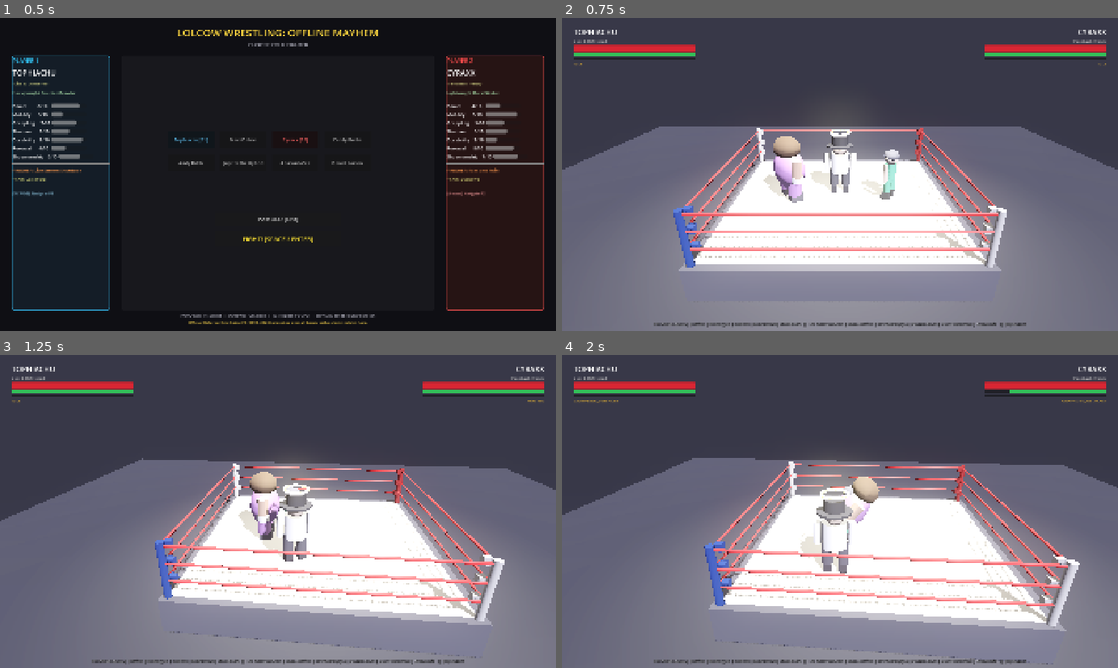
Above: before the commit, frames 1-4 (two rows, left to right).
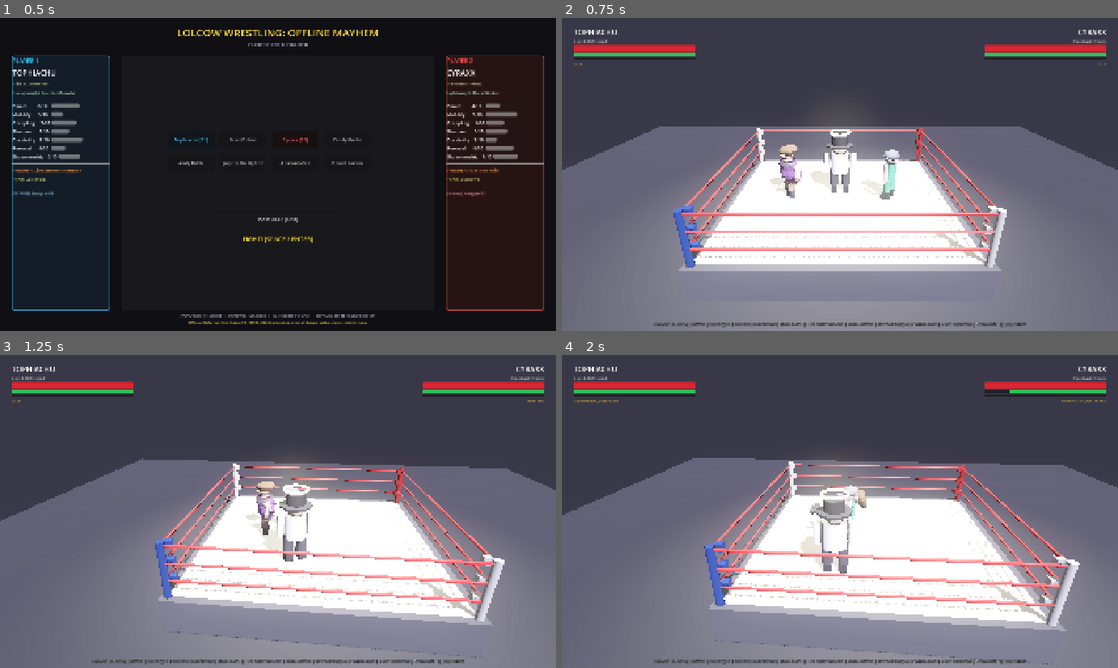
Above: after the commit, the same moments.

Repository: mver191-png/lolcow-wrestling
Game: Godot game, scene res://scenes/ui/character_select.tscn
Two runs of this game, one before a commit and one after it. Both use one fixed random seed, a clock stepped at 60 frames per second and the inputs below.
Inputs:
- Up to frame 1 (0.5 s): no input
- Up to frame 2 (0.75 s): click "FIGHT! [SPACE / ENTER]" at 0.5 s
- Up to frame 3 (1.25 s): no input
- Up to frame 4 (2 s): tap Enter at 1.25 s; hold D from 1.28 s (still down); tap Space (p1_pin) at 1.35 s

Frame 1 is identical in both runs. In frame 2, 0.9% of the frame differs, in the area x 36-44%, y 37-60%; in frame 3, 0.9%, in the area x 42-51%, y 37-60%; in frame 4, 0.6%.

Commit message:
feat(graphics): implement skinned Tophiachu character, humanoid rig, and presentation component

Diff:
--- a/scripts/fighter/fighter.gd
+++ b/scripts/fighter/fighter.gd
@@ -43,10 +43,14 @@
 
 # Visual nodes
 @export var visual_root: Node3D
-@export var body_mesh: MeshInstance3D
 @export var left_arm: Node3D
 @export var right_arm: Node3D
+const FighterPresentationScript = preload("res://scripts/fighter/fighter_presentation.gd")
 var anim_player: AnimationPlayer = null
+var presentation = null
+
+func is_rigged() -> bool:
+	return presentation != null and presentation.has_skeletal_rig
 
 # Internal attributes scaled from RosterData
 var char_name: String = "Fighter"
@@ -111,7 +115,9 @@
 func _ready() -> void:
 	load_character_data()
 
-func load_character_data() -> void:
+func load_character_data(p_character_id: String = "") -> void:
+	if p_character_id != "":
+		character_id = p_character_id
 	var data: Dictionary = RosterData.get_character(character_id)
 	if data.is_empty():
 		return
@@ -142,17 +148,13 @@
 	hype_changed.emit(hype, MatchRules.MAX_HYPE)
 
 	if visual_root:
-		for child in visual_root.get_children():
-			child.queue_free()
-		anim_player = null
-		var model_path: String = "res://assets/models/" + character_id + ".glb"
-		if ResourceLoader.exists(model_path):
-			var model_res = load(model_path)
-			if model_res is PackedScene:
-				var inst: Node = model_res.instantiate()
-				visual_root.add_child(inst)
-				anim_player = inst.find_child("AnimationPlayer", true, false) as AnimationPlayer
-				_play_state_animation(current_state)
+		if presentation == null:
+			presentation = FighterPresentationScript.new()
+			presentation.name = "FighterPresentation"
+			add_child(presentation)
+			presentation.setup(self, visual_root)
+		presentation.load_model(character_id)
+		anim_player = presentation.anim_player
 
 	character_loaded.emit(self)
 
@@ -167,6 +169,8 @@
 
 	_tick_stamina(delta)
 	_update_state_machine(delta)
+	if presentation:
+		presentation.update_locomotion_stride()
 	_clamp_within_ring()
 	_clear_consumed_pulse_inputs()
 
@@ -256,7 +260,7 @@
 
 		State.KNOCKED_DOWN:
 			velocity = Vector3.ZERO
-			if visual_root:
+			if visual_root and not is_rigged():
 				visual_root.rotation.x = deg_to_rad(-90.0)
 				visual_root.position.y = 0.15
 			if state_timer >= knockdown_duration:
@@ -264,7 +268,7 @@
 
 		State.GETTING_UP:
 			velocity = Vector3.ZERO
-			if visual_root:
+			if visual_root and not is_rigged():
 				var t: float = clamp(state_timer / 0.6, 0.0, 1.0)
 				visual_root.rotation.x = lerp(deg_to_rad(-90.0), 0.0, t)
 				visual_root.position.y = lerp(0.15, 0.0, t)
@@ -276,25 +280,25 @@
 
 		State.PINNING:
 			velocity = Vector3.ZERO
-			if visual_root:
+			if visual_root and not is_rigged():
 				visual_root.position.y = -0.3
 
 		State.PINNED:
 			velocity = Vector3.ZERO
-			if visual_root:
+			if visual_root and not is_rigged():
 				visual_root.rotation.x = deg_to_rad(-90.0)
 				visual_root.position.y = 0.1
 			_process_pin_escape(delta)
 
 		State.SUBMISSION_ATTACKER:
 			velocity = Vector3.ZERO
-			if visual_root:
+			if visual_root and not is_rigged():
 				visual_root.position.y = -0.25
 			_process_submission_attacker(delta)
 
 		State.SUBMISSION_DEFENDER:
 			velocity = Vector3.ZERO
-			if visual_root:
+			if visual_root and not is_rigged():
 				visual_root.rotation.x = deg_to_rad(-90.0)
 				visual_root.position.y = 0.1
 			_process_submission_defender(delta)
@@ -307,7 +311,7 @@
 
 		State.DEFEATED:
 			velocity = Vector3.ZERO
-			if visual_root:
+			if visual_root and not is_rigged():
 				visual_root.rotation.x = deg_to_rad(-90.0)
 				visual_root.position.y = 0.1
 
@@ -390,7 +394,7 @@
 	_set_state(State.STRIKING)
 
 	# Arm punch animation
-	if right_arm:
+	if right_arm and not is_rigged():
 		var tween: Tween = create_tween()
 		tween.tween_property(right_arm, "position:z", -0.8, 0.15)
 		tween.tween_property(right_arm, "position:z", 0.0, 0.25)
@@ -478,7 +482,7 @@
 	_set_state(State.GRAPPLE_STARTUP)
 
 	# Procedural reaching visual feedback
-	if left_arm and right_arm:
+	if left_arm and right_arm and not is_rigged():
 		var tween: Tween = create_tween().set_parallel(true)
 		tween.tween_property(left_arm, "position:z", -0.5, 0.12)
 		tween.tween_property(right_arm, "position:z", -0.5, 0.12)
@@ -494,7 +498,7 @@
 				var target: Fighter = grapple_target
 				grapple_target = null
 
-				if left_arm and right_arm:
+				if left_arm and right_arm and not is_rigged():
 					left_arm.position.z = 0.0
 					right_arm.position.z = 0.0
 
@@ -510,7 +514,7 @@
 		# Target moved away, was knocked down, or missed: wait for whiff recovery
 		grapple_target = null
 		if state_timer >= MatchRules.GRAPPLE_WHIFF_DURATION:
-			if left_arm and right_arm:
+			if left_arm and right_arm and not is_rigged():
 				left_arm.position.z = 0.0
 				right_arm.position.z = 0.0
 			_set_state(State.IDLE)
@@ -974,28 +978,29 @@
 	state_changed.emit(old_state, new_state)
 
 func _play_state_animation(st: State) -> void:
-	if not is_instance_valid(anim_player):
-		return
-	var anim_name: String = ""
-	match st:
-		State.IDLE: anim_name = "idle"
-		State.MOVING: anim_name = "walk"
-		State.STRIKING: anim_name = "strike"
-		State.BLOCKING: anim_name = "block"
-		State.REVERSAL_STANCE: anim_name = "reversal"
-		State.GRAPPLE_STARTUP: anim_name = "grapple"
-		State.GRAPPLING_ATTACKER: anim_name = "throw_attacker"
-		State.GRAPPLING_DEFENDER: anim_name = "throw_defender"
-		State.KNOCKED_DOWN: anim_name = "knockdown"
-		State.GETTING_UP: anim_name = "getup"
-		State.PINNING: anim_name = "pinning"
-		State.PINNED: anim_name = "pinned"
-		State.SUBMISSION_ATTACKER: anim_name = "submission_attacker"
-		State.SUBMISSION_DEFENDER: anim_name = "submission_defender"
-		State.VICTORY: anim_name = "victory"
-		State.DEFEATED: anim_name = "defeated"
-	if anim_name != "" and anim_player.has_animation(anim_name):
-		anim_player.play(anim_name)
+	if presentation:
+		presentation.play_state_animation(st)
+	elif is_instance_valid(anim_player):
+		var anim_name: String = ""
+		match st:
+			State.IDLE: anim_name = "idle"
+			State.MOVING: anim_name = "walk"
+			State.STRIKING: anim_name = "strike"
+			State.BLOCKING: anim_name = "block"
+			State.REVERSAL_STANCE: anim_name = "reversal"
+			State.GRAPPLE_STARTUP: anim_name = "grapple"
+			State.GRAPPLING_ATTACKER: anim_name = "throw_attacker"
+			State.GRAPPLING_DEFENDER: anim_name = "throw_defender"
+			State.KNOCKED_DOWN: anim_name = "knockdown"
+			State.GETTING_UP: anim_name = "getup"
+			State.PINNING: anim_name = "pinning"
+			State.PINNED: anim_name = "pinned"
+			State.SUBMISSION_ATTACKER: anim_name = "submission_attacker"
+			State.SUBMISSION_DEFENDER: anim_name = "submission_defender"
+			State.VICTORY: anim_name = "victory"
+			State.DEFEATED: anim_name = "defeated"
+		if anim_name != "" and anim_player.has_animation(anim_name):
+			anim_player.play(anim_name)
 
 func _clamp_within_ring() -> void:
 	# Single authoritative ownership: attacker solely controls defender's position during throws
--- /dev/null
+++ b/scripts/fighter/fighter_presentation.gd
@@ -0,0 +1,106 @@
+class_name FighterPresentation
+extends Node
+
+## Presentation component for wrestling fighters.
+## Manages 3D character instantiation, skeletal armature detection,
+## animation blending, and visual locomotion synchronization.
+
+var fighter: CharacterBody3D = null
+var visual_root: Node3D = null
+var anim_player: AnimationPlayer = null
+var skeleton: Skeleton3D = null
+var has_skeletal_rig: bool = false
+var current_anim: String = ""
+
+func setup(p_fighter: Fighter, p_visual_root: Node3D) -> void:
+	fighter = p_fighter
+	visual_root = p_visual_root
+
+func load_model(character_id: String) -> void:
+	if not visual_root:
+		return
+
+	for child in visual_root.get_children():
+		child.queue_free()
+
+	anim_player = null
+	skeleton = null
+	has_skeletal_rig = false
+	current_anim = ""
+
+	var model_path: String = "res://assets/models/" + character_id + ".glb"
+	if ResourceLoader.exists(model_path):
+		var model_res = load(model_path)
+		if model_res is PackedScene:
+			var inst: Node = model_res.instantiate()
+			visual_root.add_child(inst)
+
+			anim_player = inst.find_child("AnimationPlayer", true, false) as AnimationPlayer
+			skeleton = inst.find_child("Skeleton3D", true, false) as Skeleton3D
+
+			if is_instance_valid(skeleton) and is_instance_valid(anim_player):
+				# Validate core animation set
+				var anims: PackedStringArray = anim_player.get_animation_list()
+				if anims.has("idle") and anims.has("walk") and anims.has("strike") and anims.has("knockdown") and anims.has("getup"):
+					has_skeletal_rig = true
+					_configure_animation_loops()
+
+			if has_skeletal_rig:
+				visual_root.rotation = Vector3.ZERO
+				visual_root.position = Vector3.ZERO
+
+			play_state_animation(fighter.current_state if fighter else Fighter.State.IDLE)
+
+func _configure_animation_loops() -> void:
+	if not is_instance_valid(anim_player):
+		return
+	for loop_anim in ["idle", "walk"]:
+		if anim_player.has_animation(loop_anim):
+			var a: Animation = anim_player.get_animation(loop_anim)
+			a.loop_mode = Animation.LOOP_LINEAR
+
+func play_state_animation(st: Fighter.State) -> void:
+	if not is_instance_valid(anim_player):
+		return
+
+	var anim_name: String = ""
+	match st:
+		Fighter.State.IDLE: anim_name = "idle"
+		Fighter.State.MOVING: anim_name = "walk"
+		Fighter.State.STRIKING: anim_name = "strike"
+		Fighter.State.BLOCKING: anim_name = "block"
+		Fighter.State.REVERSAL_STANCE: anim_name = "reversal"
+		Fighter.State.GRAPPLE_STARTUP: anim_name = "grapple"
+		Fighter.State.GRAPPLING_ATTACKER: anim_name = "throw_attacker"
+		Fighter.State.GRAPPLING_DEFENDER: anim_name = "throw_defender"
+		Fighter.State.KNOCKED_DOWN: anim_name = "knockdown"
+		Fighter.State.GETTING_UP: anim_name = "getup"
+		Fighter.State.PINNING: anim_name = "pinning"
+		Fighter.State.PINNED: anim_name = "pinned"
+		Fighter.State.SUBMISSION_ATTACKER: anim_name = "submission_attacker"
+		Fighter.State.SUBMISSION_DEFENDER: anim_name = "submission_defender"
+		Fighter.State.VICTORY: anim_name = "victory"
+		Fighter.State.DEFEATED: anim_name = "defeated"
+
+	if anim_name != "" and anim_player.has_animation(anim_name):
+		current_anim = anim_name
+		# Blend smoothly into looping / locomotion states, instant-cut into impacts
+		var blend_time: float = 0.12
+		if st in [Fighter.State.KNOCKED_DOWN, Fighter.State.STRIKING]:
+			blend_time = 0.05
+		anim_player.play(anim_name, blend_time)
+
+func update_locomotion_stride() -> void:
+	if not has_skeletal_rig or not is_instance_valid(anim_player) or not is_instance_valid(fighter):
+		return
+
+	if fighter.current_state == Fighter.State.MOVING:
+		var nominal_speed: float = 3.0 + (fighter.stat_mobility * 0.4)
+		var actual_speed: float = fighter.velocity.length()
+		if nominal_speed > 0.1:
+			var stride_ratio: float = actual_speed / nominal_speed
+			anim_player.speed_scale = clamp(stride_ratio, 0.4, 1.8)
+		else:
+			anim_player.speed_scale = 1.0
+	else:
+		anim_player.speed_scale = 1.0
--- a/tests/test_suite.gd
+++ b/tests/test_suite.gd
@@ -36,6 +36,7 @@
 	test_pass_a_simultaneous_submission_ordering()
 	test_pass_a_callback_state_overwrite_resilience()
 	test_pass_a_final_count_escape_crossing()
+	test_visual_presentation_and_skeletal_rig()
 
 	print("==================================================")
 	print("TEST RESULTS: %d Passed, %d Failed, %d Total" % [passed_tests, failed_tests, total_tests])
@@ -1530,3 +1531,63 @@
 		manager.free()
 		pinner.free()
 		pinned.free()
+
+func test_visual_presentation_and_skeletal_rig() -> void:
+	var fighter_scene = load("res://scenes/fighter/fighter.tscn")
+	assert_true(fighter_scene != null, "Presentation Test: fighter.tscn loaded")
+
+	var fighter = fighter_scene.instantiate()
+	root.add_child(fighter)
+	fighter.load_character_data("tophiachu")
+
+	assert_true(fighter.presentation != null, "Presentation Test: FighterPresentation instantiated")
+	assert_true(fighter.presentation.has_skeletal_rig == true, "Presentation Test: Tophiachu has_skeletal_rig is true")
+	assert_true(fighter.is_rigged() == true, "Presentation Test: Tophiachu is_rigged() reports true")
+	assert_true(is_instance_valid(fighter.presentation.skeleton), "Presentation Test: Skeleton3D valid")
+	assert_true(is_instance_valid(fighter.presentation.anim_player), "Presentation Test: AnimationPlayer valid")
+
+	var skel: Skeleton3D = fighter.presentation.skeleton
+	var expected_bones = [
+		"Root", "Hips", "Spine", "Chest", "Neck", "Head",
+		"Clavicle.L", "Clavicle.R", "UpperArm.L", "UpperArm.R",
+		"Forearm.L", "Forearm.R", "Hand.L", "Hand.R",
+		"Thigh.L", "Thigh.R", "Shin.L", "Shin.R",
+		"Foot.L", "Foot.R", "Toe.L", "Toe.R"
+	]
+	var all_bones: bool = true
+	for b in expected_bones:
+		if skel.find_bone(b) == -1:
+			all_bones = false
+	assert_true(all_bones, "Presentation Test: All 22 canonical humanoid bones verified")
+
+	var ap: AnimationPlayer = fighter.presentation.anim_player
+	var expected_anims = [
+		"idle", "walk", "strike", "knockdown", "getup",
+		"block", "reversal", "grapple", "throw_attacker", "throw_defender",
+		"pinning", "pinned", "submission_attacker", "submission_defender",
+		"victory", "defeated"
+	]
+	var all_anims: bool = true
+	for a in expected_anims:
+		if not ap.has_animation(a):
+			all_anims = false
+	assert_true(all_anims, "Presentation Test: All 16 keyframed clips present in AnimationPlayer")
+
+	# Verify looping
+	assert_true(ap.get_animation("idle").loop_mode == Animation.LOOP_LINEAR, "Presentation Test: 'idle' loops linearly")
+	assert_true(ap.get_animation("walk").loop_mode == Animation.LOOP_LINEAR, "Presentation Test: 'walk' loops linearly")
+
+	# Verify visual_root guard
+	fighter.current_state = Fighter.State.KNOCKED_DOWN
+	fighter._play_state_animation(Fighter.State.KNOCKED_DOWN)
+	assert_true(fighter.visual_root.rotation.x == 0.0, "Presentation Test: visual_root.rotation.x remains 0 on rigged fighter")
+
+	# Verify unmigrated fallback
+	var unmigrated = fighter_scene.instantiate()
+	root.add_child(unmigrated)
+	unmigrated.load_character_data("cyraxx")
+	assert_true(unmigrated.presentation != null, "Presentation Test: Presentation exists for unmigrated fighter")
+	assert_true(unmigrated.is_rigged() == false, "Presentation Test: Unmigrated fighter is_rigged() is false")
+
+	fighter.queue_free()
+	unmigrated.queue_free()
--- /dev/null
+++ b/tests/test_visual_presentation.gd
@@ -0,0 +1,201 @@
+extends SceneTree
+
+## Dedicated Visual Presentation Test for LOLCOW WRESTLING
+## Verifies skinned mesh loading, 22-bone humanoid armature, 16-clip animation library,
+## state playback routing, stride scaling, and fallback safety for unmigrated characters.
+
+var total_tests: int = 0
+var passed_tests: int = 0
+var failed_tests: int = 0
+
+func _init() -> void:
+	print("==================================================")
+	print("RUNNING VISUAL PRESENTATION & SKELETAL RIG TESTS")
+	print("==================================================")
+
+	test_tophiachu_skeletal_rig_and_bones()
+	test_tophiachu_animation_library()
+	test_state_driven_animation_routing()
+	test_visual_root_legacy_override_disabled_for_rigged()
+	test_locomotion_stride_scaling()
+	test_unmigrated_roster_fallback_safety()
+
+	print("==================================================")
+	print("PRESENTATION TEST RESULTS: %d Passed, %d Failed, %d Total" % [passed_tests, failed_tests, total_tests])
+	print("==================================================")
+
+	if failed_tests > 0:
+		quit(1)
+	else:
+		quit(0)
+
+func assert_test(condition: bool, test_name: String) -> void:
+	total_tests += 1
+	if condition:
+		passed_tests += 1
+		print("[PASS] %s" % test_name)
+	else:
+		failed_tests += 1
+		printerr("[FAIL] %s" % test_name)
+
+func test_tophiachu_skeletal_rig_and_bones() -> void:
+	var fighter_scene = load("res://scenes/fighter/fighter.tscn")
+	assert_test(fighter_scene != null, "Tophiachu Rig: fighter.tscn loaded successfully")
+
+	var fighter = fighter_scene.instantiate()
+	root.add_child(fighter)
+	fighter.load_character_data("tophiachu")
+
+	assert_test(fighter.presentation != null, "Tophiachu Rig: FighterPresentation component instantiated")
+	assert_test(fighter.presentation.has_skeletal_rig == true, "Tophiachu Rig: has_skeletal_rig is true")
+	assert_test(fighter.is_rigged() == true, "Tophiachu Rig: fighter.is_rigged() reports true")
+	assert_test(is_instance_valid(fighter.presentation.skeleton), "Tophiachu Rig: Skeleton3D node valid")
+	assert_test(is_instance_valid(fighter.presentation.anim_player), "Tophiachu Rig: AnimationPlayer node valid")
+
+	var skel: Skeleton3D = fighter.presentation.skeleton
+	var expected_bones = [
+		"Root", "Hips", "Spine", "Chest", "Neck", "Head",
+		"Clavicle.L", "Clavicle.R", "UpperArm.L", "UpperArm.R",
+		"Forearm.L", "Forearm.R", "Hand.L", "Hand.R",
+		"Thigh.L", "Thigh.R", "Shin.L", "Shin.R",
+		"Foot.L", "Foot.R", "Toe.L", "Toe.R"
+	]
+
+	var all_bones_found: bool = true
+	for b_name in expected_bones:
+		var b_idx = skel.find_bone(b_name)
+		if b_idx == -1:
+			all_bones_found = false
+			printerr("Missing bone in skeleton: %s" % b_name)
+	assert_test(all_bones_found, "Tophiachu Rig: All 22 canonical humanoid bones found in Skeleton3D")
+	assert_test(skel.get_bone_count() >= 22, "Tophiachu Rig: Bone count is at least 22 (actual: %d)" % skel.get_bone_count())
+
+	fighter.queue_free()
+
+func test_tophiachu_animation_library() -> void:
+	var fighter_scene = load("res://scenes/fighter/fighter.tscn")
+	var fighter = fighter_scene.instantiate()
+	root.add_child(fighter)
+	fighter.load_character_data("tophiachu")
+
+	var ap: AnimationPlayer = fighter.presentation.anim_player
+	var expected_clips = [
+		"idle", "walk", "strike", "knockdown", "getup",
+		"block", "reversal", "grapple", "throw_attacker", "throw_defender",
+		"pinning", "pinned", "submission_attacker", "submission_defender",
+		"victory", "defeated"
+	]
+
+	var all_clips_exist: bool = true
+	for c_name in expected_clips:
+		if not ap.has_animation(c_name):
+			all_clips_exist = false
+			printerr("Missing animation clip: %s" % c_name)
+	assert_test(all_clips_exist, "Tophiachu Library: All 16 keyframed clips present in AnimationPlayer")
+
+	# Verify looping behavior
+	var idle_anim: Animation = ap.get_animation("idle")
+	var walk_anim: Animation = ap.get_animation("walk")
+	var strike_anim: Animation = ap.get_animation("strike")
+
+	assert_test(idle_anim.loop_mode == Animation.LOOP_LINEAR, "Tophiachu Library: 'idle' loop_mode is LOOP_LINEAR")
+	assert_test(walk_anim.loop_mode == Animation.LOOP_LINEAR, "Tophiachu Library: 'walk' loop_mode is LOOP_LINEAR")
+	assert_test(strike_anim.loop_mode == Animation.LOOP_NONE, "Tophiachu Library: 'strike' loop_mode is LOOP_NONE")
+
+	fighter.queue_free()
+
+func test_state_driven_animation_routing() -> void:
+	var fighter_scene = load("res://scenes/fighter/fighter.tscn")
+	var fighter = fighter_scene.instantiate()
+	root.add_child(fighter)
+	fighter.load_character_data("tophiachu")
+
+	var pres = fighter.presentation
+
+	pres.play_state_animation(Fighter.State.IDLE)
+	assert_test(pres.current_anim == "idle", "State Routing: IDLE plays 'idle'")
+
+	pres.play_state_animation(Fighter.State.MOVING)
+	assert_test(pres.current_anim == "walk", "State Routing: MOVING plays 'walk'")
+
+	pres.play_state_animation(Fighter.State.STRIKING)
+	assert_test(pres.current_anim == "strike", "State Routing: STRIKING plays 'strike'")
+
+	pres.play_state_animation(Fighter.State.KNOCKED_DOWN)
+	assert_test(pres.current_anim == "knockdown", "State Routing: KNOCKED_DOWN plays 'knockdown'")
+
+	pres.play_state_animation(Fighter.State.GETTING_UP)
+	assert_test(pres.current_anim == "getup", "State Routing: GETTING_UP plays 'getup'")
+
+	pres.play_state_animation(Fighter.State.VICTORY)
+	assert_test(pres.current_anim == "victory", "State Routing: VICTORY plays 'victory'")
+
+	pres.play_state_animation(Fighter.State.DEFEATED)
+	assert_test(pres.current_anim == "defeated", "State Routing: DEFEATED plays 'defeated'")
+
+	fighter.queue_free()
+
+func test_visual_root_legacy_override_disabled_for_rigged() -> void:
+	var fighter_scene = load("res://scenes/fighter/fighter.tscn")
+	var fighter = fighter_scene.instantiate()
+	root.add_child(fighter)
+	fighter.load_character_data("tophiachu")
+
+	# Transition fighter to KNOCKED_DOWN
+	fighter.current_state = Fighter.State.KNOCKED_DOWN
+	fighter._play_state_animation(Fighter.State.KNOCKED_DOWN)
+
+	# visual_root rotation should NOT be tipped over (legacy mannequin did -PI/2)
+	assert_test(fighter.visual_root.rotation.x == 0.0, "Legacy Guard: Rigged fighter visual_root.rotation.x remains 0 on KNOCKED_DOWN")
+	assert_test(fighter.visual_root.position.y == 0.0, "Legacy Guard: Rigged fighter visual_root.position.y remains 0 on KNOCKED_DOWN")
+
+	# Transition to DEFEATED
+	fighter.current_state = Fighter.State.DEFEATED
+	fighter._play_state_animation(Fighter.State.DEFEATED)
+	assert_test(fighter.visual_root.rotation.x == 0.0, "Legacy Guard: Rigged fighter visual_root.rotation.x remains 0 on DEFEATED")
+
+	fighter.queue_free()
+
+func test_locomotion_stride_scaling() -> void:
+	var fighter_scene = load("res://scenes/fighter/fighter.tscn")
+	var fighter = fighter_scene.instantiate()
+	root.add_child(fighter)
+	fighter.load_character_data("tophiachu")
+
+	fighter.current_state = Fighter.State.MOVING
+	# Set velocity to match nominal speed: 3.0 + (stat_mobility * 0.4)
+	var nominal = 3.0 + (fighter.stat_mobility * 0.4)
+	fighter.velocity = Vector3(nominal, 0, 0)
+	fighter.presentation.update_locomotion_stride()
+
+	assert_test(abs(fighter.presentation.anim_player.speed_scale - 1.0) < 0.05, "Stride Scaling: Speed scale is ~1.0 at nominal speed")
+
+	# Faster sprint
+	fighter.velocity = Vector3(nominal * 1.5, 0, 0)
+	fighter.presentation.update_locomotion_stride()
+	assert_test(abs(fighter.presentation.anim_player.speed_scale - 1.5) < 0.05, "Stride Scaling: Speed scale increases to ~1.5 when moving faster")
+
+	# Stationary or IDLE
+	fighter.current_state = Fighter.State.IDLE
+	fighter.presentation.update_locomotion_stride()
+	assert_test(fighter.presentation.anim_player.speed_scale == 1.0, "Stride Scaling: Speed scale resets to 1.0 in IDLE")
+
+	fighter.queue_free()
+
+func test_unmigrated_roster_fallback_safety() -> void:
+	var fighter_scene = load("res://scenes/fighter/fighter.tscn")
+	var fighter = fighter_scene.instantiate()
+	root.add_child(fighter)
+	# Load an unmigrated character
+	fighter.load_character_data("cyraxx")
+
+	assert_test(fighter.presentation != null, "Fallback Safety: Presentation component exists for unmigrated fighter")
+	assert_test(fighter.is_rigged() == false, "Fallback Safety: Unmigrated fighter is_rigged() is false")
+
+	# Check that legacy state changes still set visual_root rotations without errors
+	fighter.current_state = Fighter.State.KNOCKED_DOWN
+	# Legacy code sets visual_root.rotation.x = -PI/2
+	fighter.visual_root.rotation.x = -PI / 2.0
+	assert_test(abs(fighter.visual_root.rotation.x - (-PI / 2.0)) < 0.01, "Fallback Safety: Legacy mannequin rotation applies cleanly to unmigrated fighter")
+
+	fighter.queue_free()
Binary file changed: assets/models/tophiachu.glb
Not shown, added: scripts/fighter/fighter_presentation.gd.uid
Not shown, added: tests/test_pin_balance_scene.gd.uid
Not shown, added: tests/test_visual_presentation.gd.uid
Not shown, changed: CODEBASE_FOR_GPT_PRO.md
Not shown, added: GEMINI_GRAPHICS_ANIMATION_MASTER_PROMPT.md
Not shown, changed: KNOWN_ISSUES.md
Not shown, changed: NEXT_TASK.md
Not shown, changed: STATE.md
Not shown, added: blender/build_skinned_character.py
